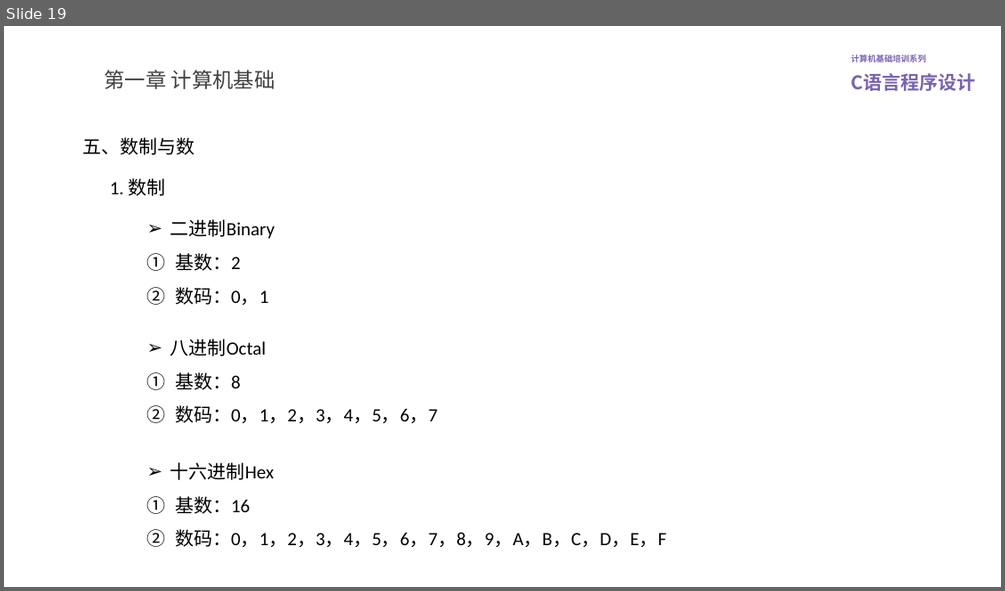
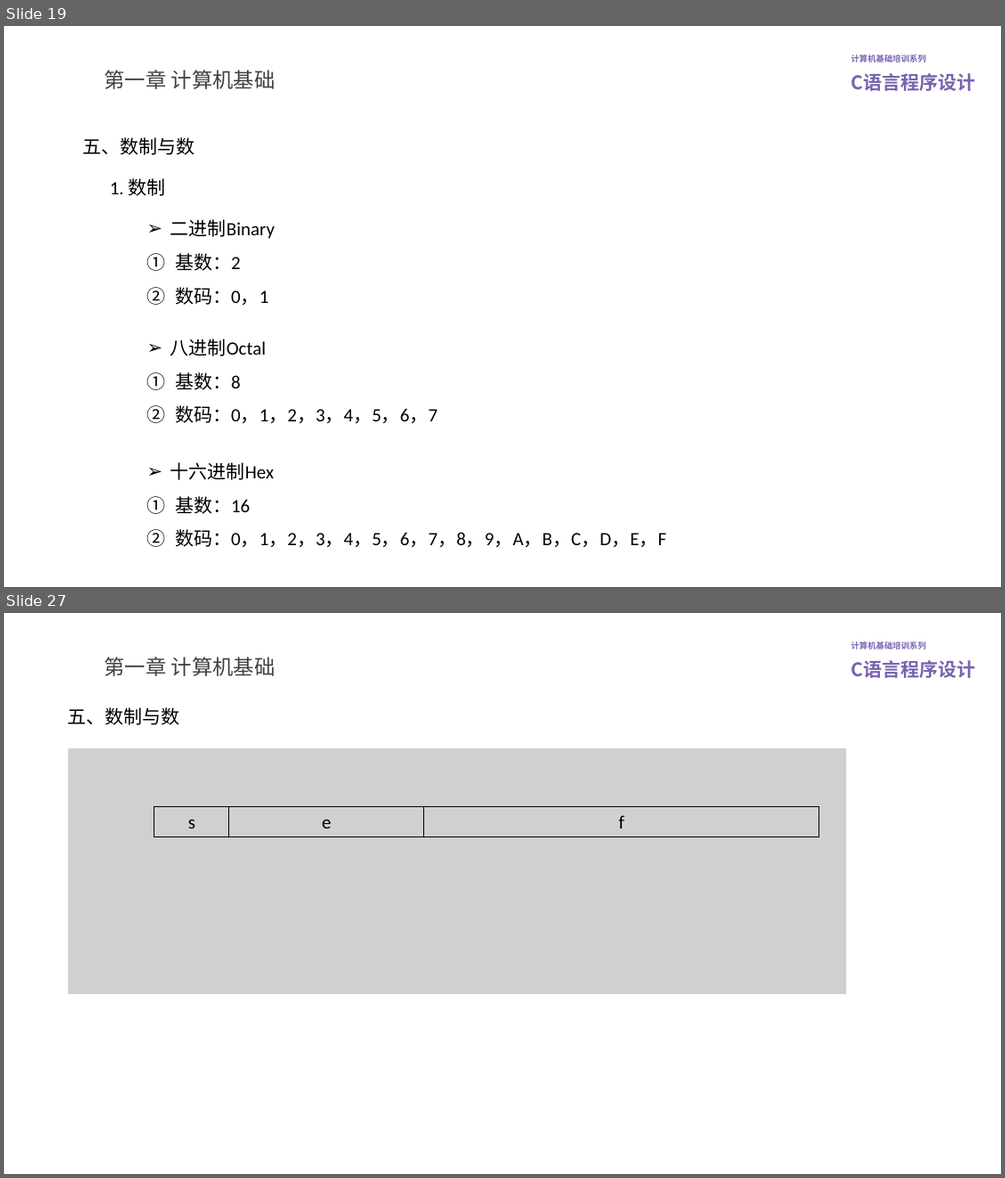
Before and after one commit to lovegce/training-courseware, a slide deck: C语言程序设计.pptx. Shown one above the other, each under a label of ours: slide 19 before the commit, slides 19 and 27 after it; the slides between them are not shown. The pictures are 1005x591 and 1005x1178 pixels, drawn with LibreOffice and Linux fonts; fonts in the diff are those of the drawing; grey boxes stand for pictures; background and template pictures are left out. Boxes give left, top, right and bottom in pixels: in the first picture for what was removed or moved away, otherwise in the second. Text is boxed around its words. In the diff, an @@ line names an element or a change of style, - is before the commit and + after.

```diff
--- a/C语言程序设计.pptx
+++ b/C语言程序设计.pptx
@@ slide 27 added at (4, 613, 1001, 1174), background #FFFFFF; not listed: 2 template elements that a slide beside it also shows @@
@@ title added at (105, 657, 275, 676), 20 pt, text #404040 @@
+第一章 计算机基础
@@ text added at (67, 707, 179, 725), 18 pt, text #000000 @@
+五、数制与数
@@ picture added at (67, 748, 846, 994) @@
@@ table added at (154, 807, 819, 837), 1 rows, 3 columns @@
+s | e | f
```
Also in this commit, not shown: 8 slides changed, 4 other slides added, 1 other file.
